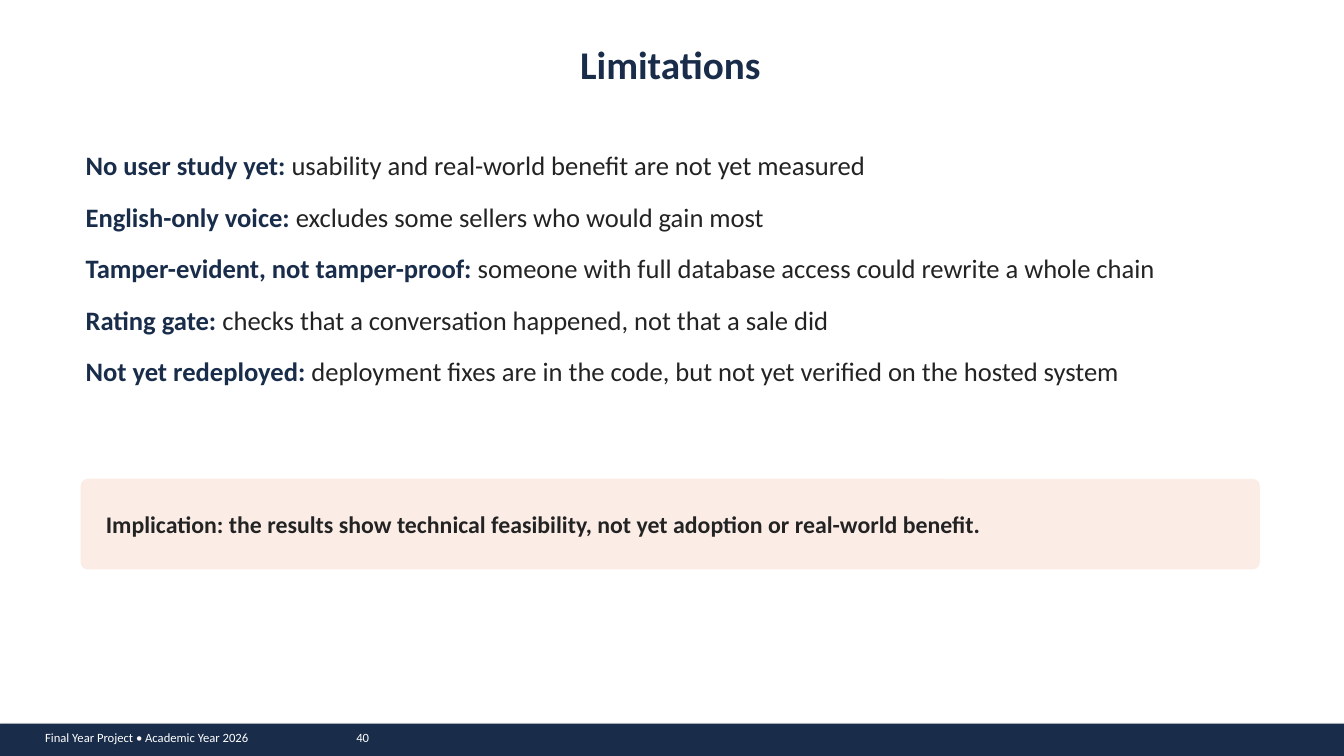
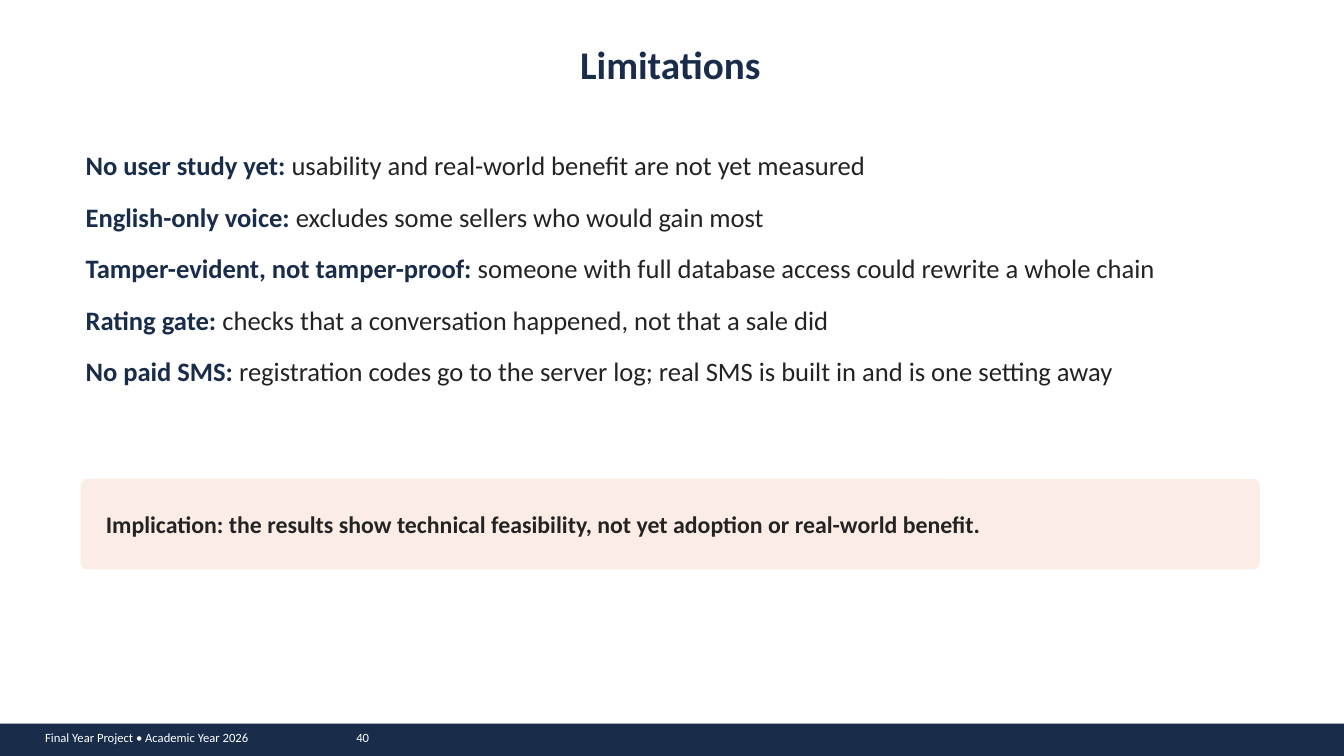
Before and after one commit to john-chola/ZamMarket, a slide deck: slide 40 of docs/presentation/ZamMarket_Presentation.pptx. Drawn at 1344x756 pixels with LibreOffice and Linux fonts; fonts in the diff are those of the drawing. Boxes give left, top, right and bottom in pixels: in the first picture for what was removed or moved away, otherwise in the second. Text is boxed around its words. In the diff, an @@ line names an element or a change of style, - is before the commit and + after.

```diff
--- a/docs/presentation/ZamMarket_Presentation.pptx
+++ b/docs/presentation/ZamMarket_Presentation.pptx
@@ text at (86,362,1112,386): text changed @@
-Not yet redeployed: deployment fixes are in the code, but not yet verified on the hosted system
+No paid SMS: registration codes go to the server log; real SMS is built in and is one setting away
```
Also in this commit, not shown: 13 other slides changed, 2 other files.
